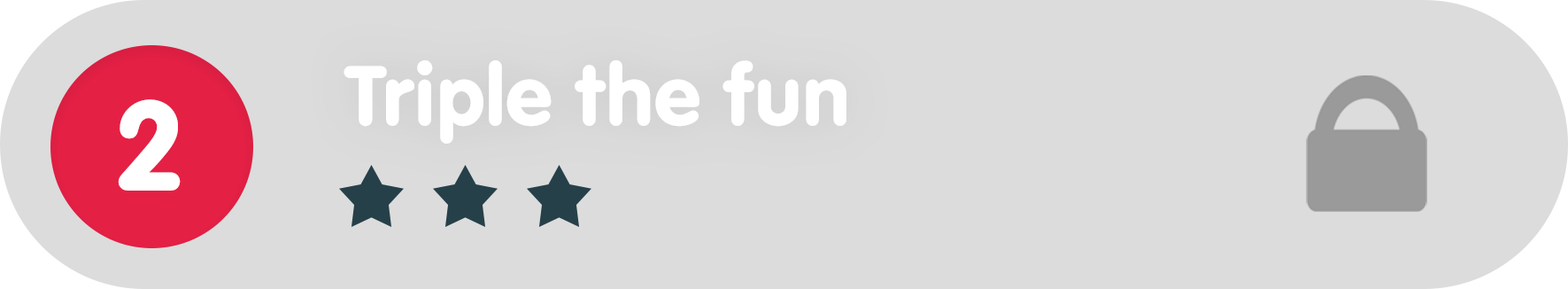
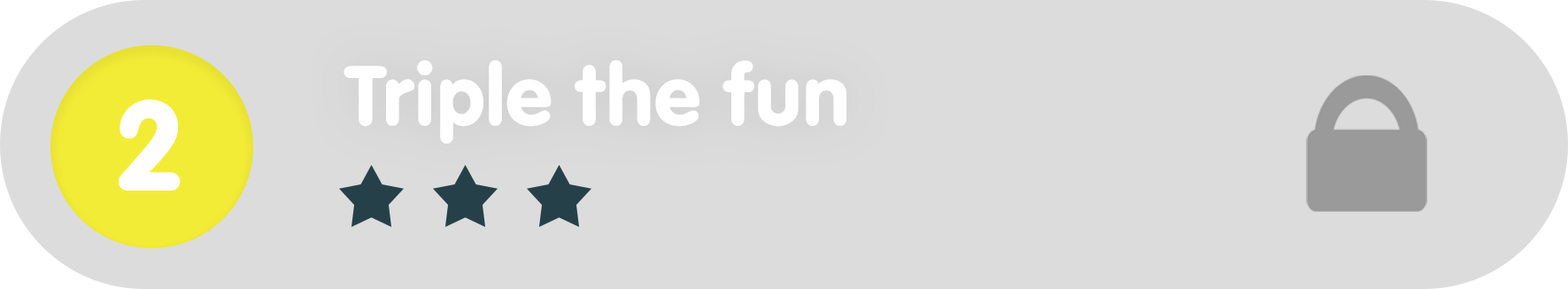
Layered file, before and after one edit (1568×289). Changes by layer:
painted on "Ellipse_green" over 50, 45, 254, 248
